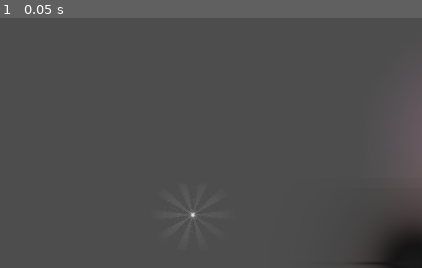
Above: before the commit, frame 1.
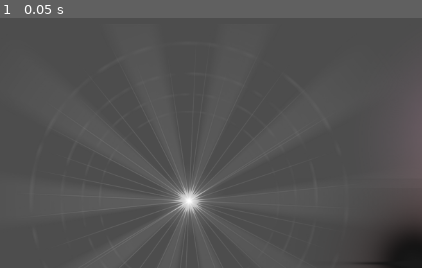
Above: after the commit, the same moment.

Repository: RedChaosWolf92/StarGenerationPracticeMKI
Game: Godot game, scene res://Galaxy/galaxy1.tscn
Same seed, same stepped clock (60 frames per second), same inputs: the game is played once before the commit and once after it.
Inputs:
- Up to frame 1 (0.05 s): no input

The runs differ from the first frame. In frame 1, 1.1% of the frame differs, in the area x 19-54%, y 44-93%.
Error in both runs: Invalid access to property or key 'scale' on a base object of type 'null instance'. (res://Galaxy/Stars/BlackHole.gd:17)

Commit message:
Update White_Dwarf.gd

Diff:
--- a/Galaxy/Stars/White_Dwarf.gd
+++ b/Galaxy/Stars/White_Dwarf.gd
@@ -2,6 +2,8 @@
 
 var star_size = randf_range(0.05,0.35)
 var star_radius = 0.0
+
+@export var probability: float = 0.13
 
 # Called when the node enters the scene tree for the first time.
 func _ready():
@@ -9,7 +11,11 @@
 	generate_WhiteDwarf()
 
 func generate_WhiteDwarf():
-	$White_Dwarf.scale = Vector2(star_size,star_size)
-	star_radius = star_size / 2
+	var WhitedwarfSize = $White_Dwarf.scale
+	var WhitedwarfRad = $WhitedwarfRadius.shape.radius
+	var WhitedwarfRadSize = $WhitedwarfRadius.scale
 
-	self.position = Vector2(250,250)
+	WhitedwarfSize = Vector2(star_size,star_size)
+	WhitedwarfRadSize = WhitedwarfSize * 2
+
+	star_radius = WhitedwarfRadSize.length() * WhitedwarfRad
